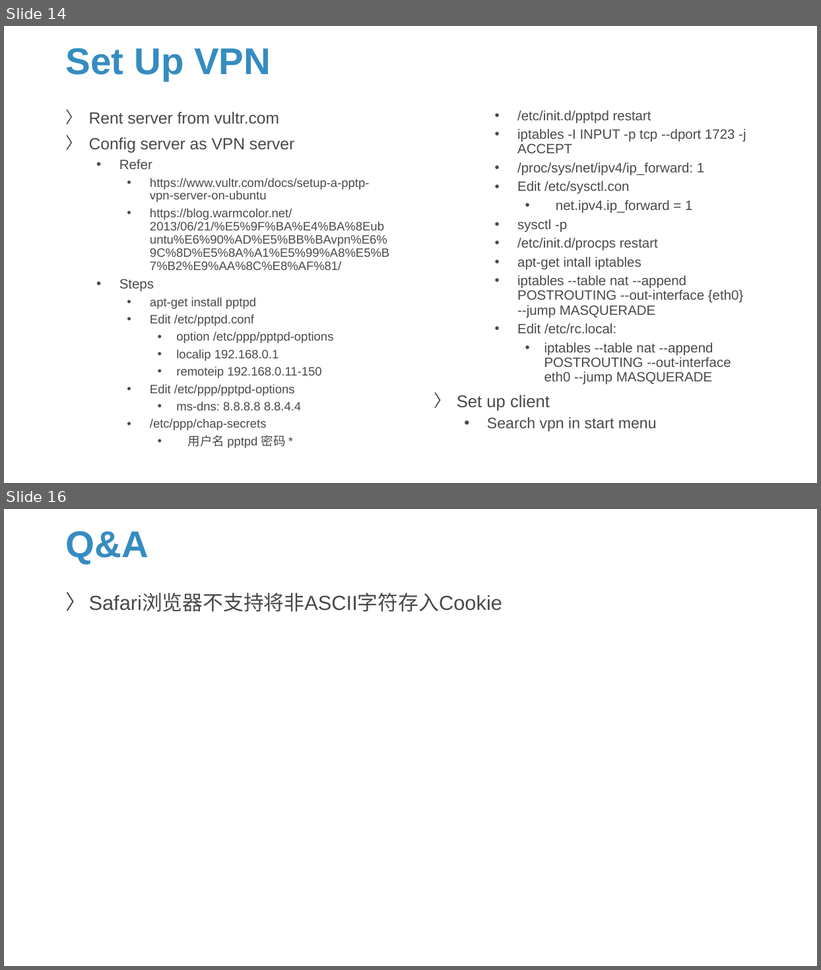
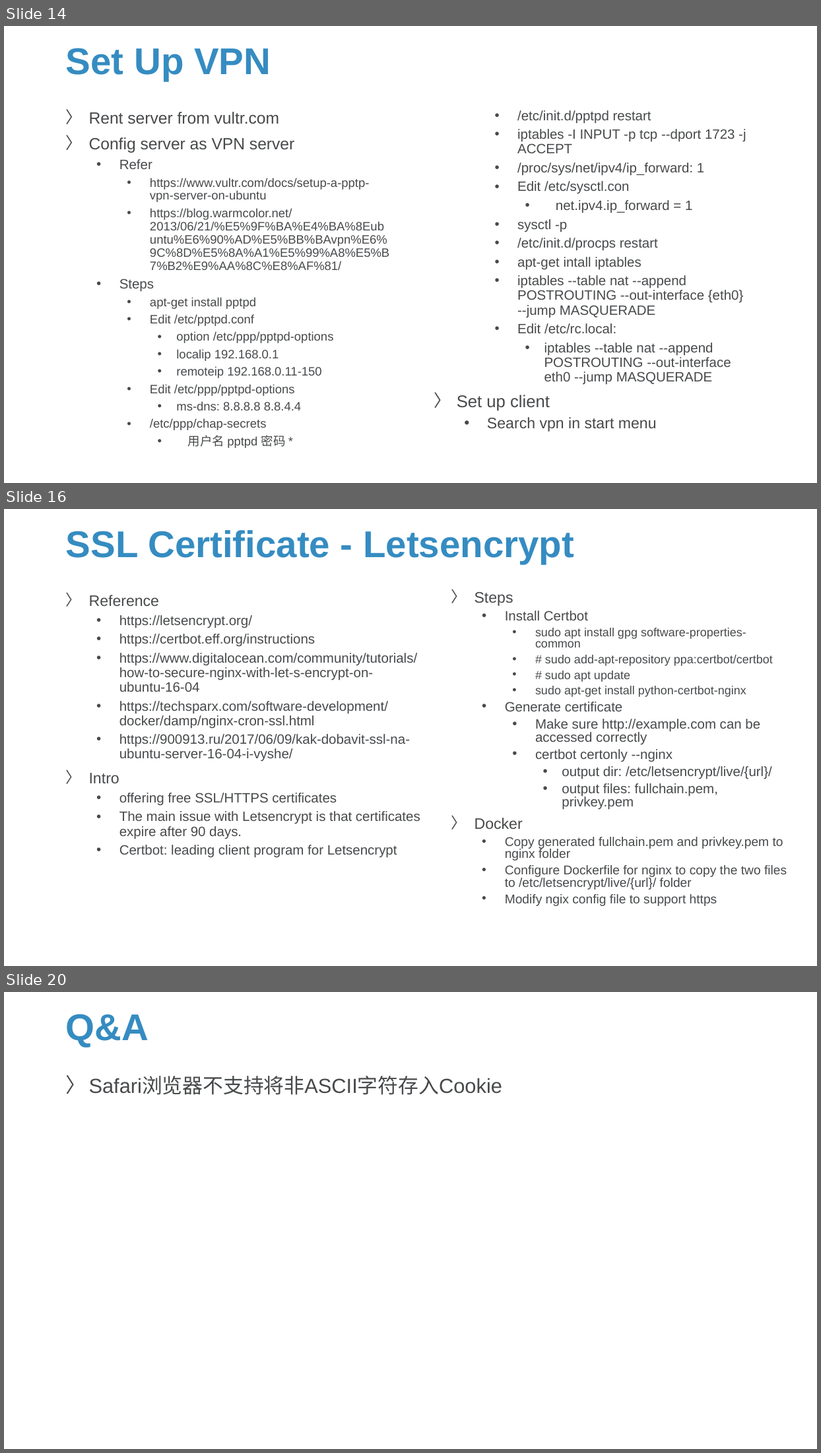
Before and after one commit to Sparks-Lu/TechNotes, a slide deck: Web/Server-Notes.pptx. Shown one above the other, each under a label of ours: slides 14 and 16 before the commit, slides 14, 16 and 20 after it; the slides between them are not shown. The pictures are 821x970 and 821x1453 pixels, drawn with LibreOffice and Linux fonts; fonts in the diff are those of the drawing; background and template pictures are left out. Boxes give left, top, right and bottom in pixels: in the first picture for what was removed or moved away, otherwise in the second. Text is boxed around its words. In the diff, an @@ line names an element or a change of style, - is before the commit and + after.

```diff
--- a/Web/Server-Notes.pptx
+++ b/Web/Server-Notes.pptx
@@ slide 16 added at (4,509,817,966), background picture (left out) @@
@@ title added at (66,530,574,564), 44 pt, text #358CC1, bold @@
+SSL Certificate - Letsencrypt
@@ text added at (89,595,420,858), 16 pt, text #47494B @@
+〉 Reference
+  • https://letsencrypt.org/
+  • https://certbot.eff.org/instructions
+  • https://www.digitalocean.com/community/tutorials/how-to-secure-nginx-with-let-s-encrypt-on-ubuntu-16-04
+  • https://techsparx.com/software-development/docker/damp/nginx-cron-ssl.html
+  • https://900913.ru/2017/06/09/kak-dobavit-ssl-na-ubuntu-server-16-04-i-vyshe/
+〉 Intro
+  • offering free SSL/HTTPS certificates
+  • The main issue with Letsencrypt is that certificates expire after 90 days.
+  • Certbot: leading client program for Letsencrypt
@@ text added at (475,592,787,906), 16 pt, text #47494B @@
+〉 Steps
+  • Install Certbot
+    • sudo apt install gpg software-properties-common
+    • # sudo add-apt-repository ppa:certbot/certbot
+    • # sudo apt update
+    • sudo apt-get install python-certbot-nginx
+  • Generate certificate
+    • Make sure http://example.com can be accessed correctly
+    • certbot certonly --nginx
+      • output dir: /etc/letsencrypt/live/{url}/
+      • output files: fullchain.pem, privkey.pem
+〉 Docker
+  • Copy generated fullchain.pem and privkey.pem to nginx folder
+  • Configure Dockerfile for nginx to copy the two files to /etc/letsencrypt/live/{url}/ folder
+  • Modify ngix config file to support https
@@ what was slide 16 is now slide 20 @@
```
Also in this commit, not shown: 1 slide changed, 3 other slides added, 13 other files.
